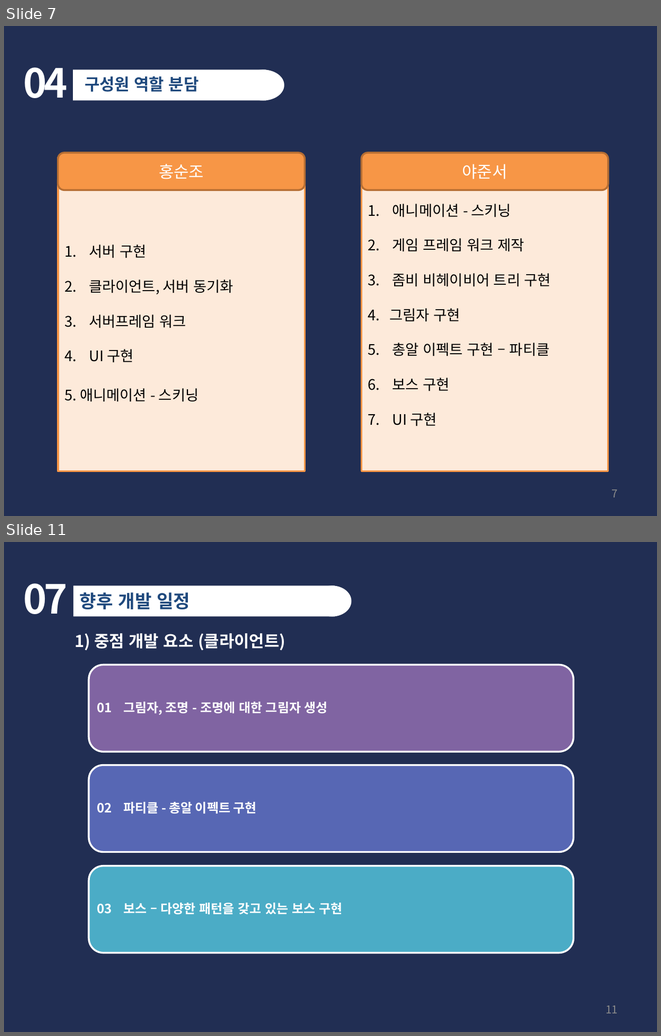
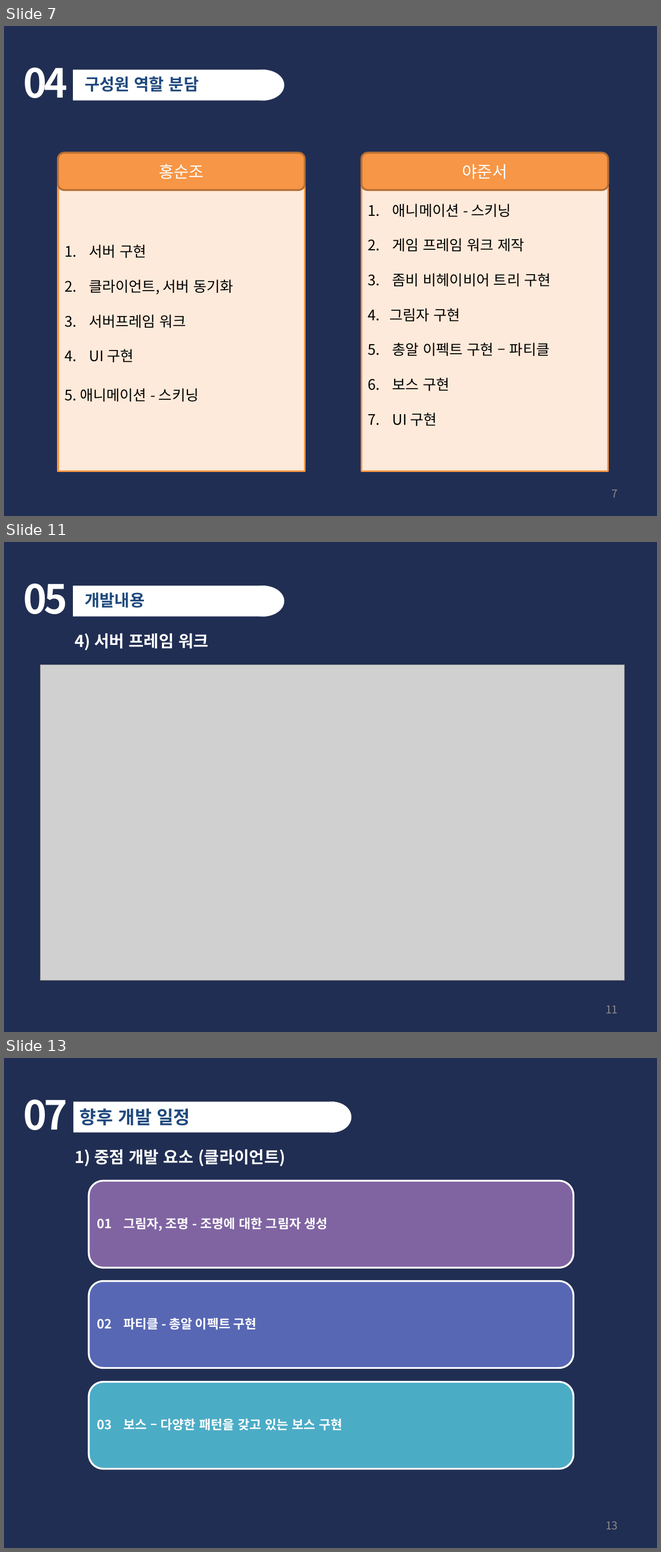
Before and after one commit to SuperHong94/Graduation_Project, a slide deck: plan/중간 발표.pptx. Shown one above the other, each under a label of ours: slides 7 and 11 before the commit, slides 7, 11 and 13 after it; the slides between them are not shown. The pictures are 661x1036 and 661x1552 pixels, drawn with LibreOffice and Linux fonts; fonts in the diff are those of the drawing; grey boxes stand for pictures. Boxes give left, top, right and bottom in pixels: in the first picture for what was removed or moved away, otherwise in the second. Text is boxed around its words. In the diff, an @@ line names an element or a change of style, - is before the commit and + after.

```diff
--- a/plan/중간 발표.pptx
+++ b/plan/중간 발표.pptx
@@ slide 11 added at box(4, 542, 657, 1032), background #212E53 @@
@@ text added at box(23, 583, 68, 614), 44 pt, text #FFFFFF, bold @@
+05
@@ rectangle added at box(73, 586, 266, 616), fill #FFFFFF @@
@@ ellipse added at box(241, 586, 284, 616), fill #FFFFFF @@
@@ text added at box(85, 592, 144, 608), 18 pt, text #1F497D, bold @@
+개발내용
@@ text added at box(74, 633, 209, 650), 18 pt, text #FFFFFF, bold @@
+4) 서버 프레임 워크
@@ picture added at box(41, 665, 624, 980) @@
@@ page number added at box(606, 1005, 618, 1013), 12 pt, text #8C8C8C @@
+11
@@ what was slide 11 is now slide 13 @@
@@ page number at box(606, 1521, 618, 1529): text changed @@
-11
+13
```
Also in this commit, not shown: 4 slides changed, 1 other slide added, 21 other files.
